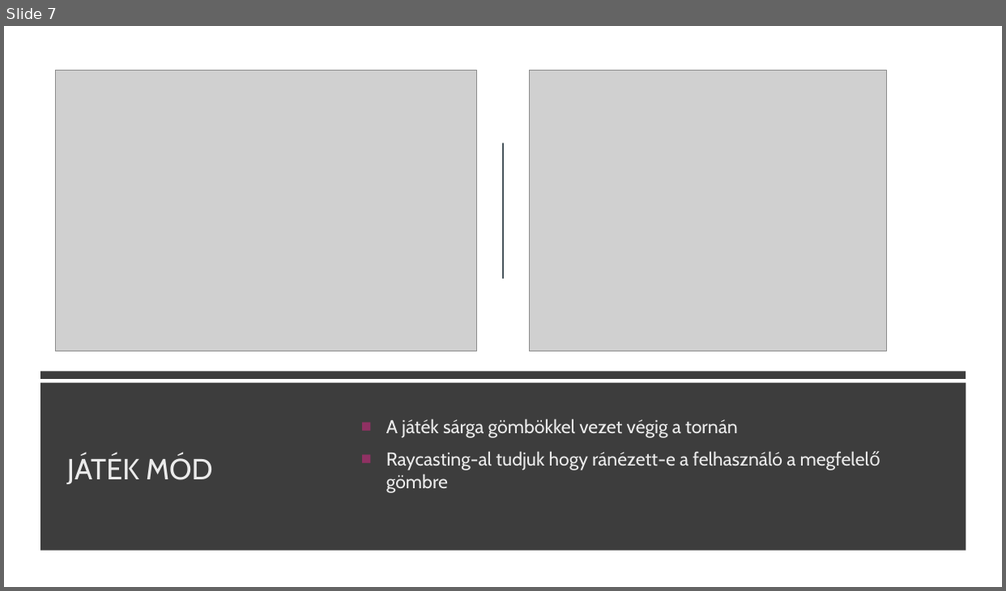
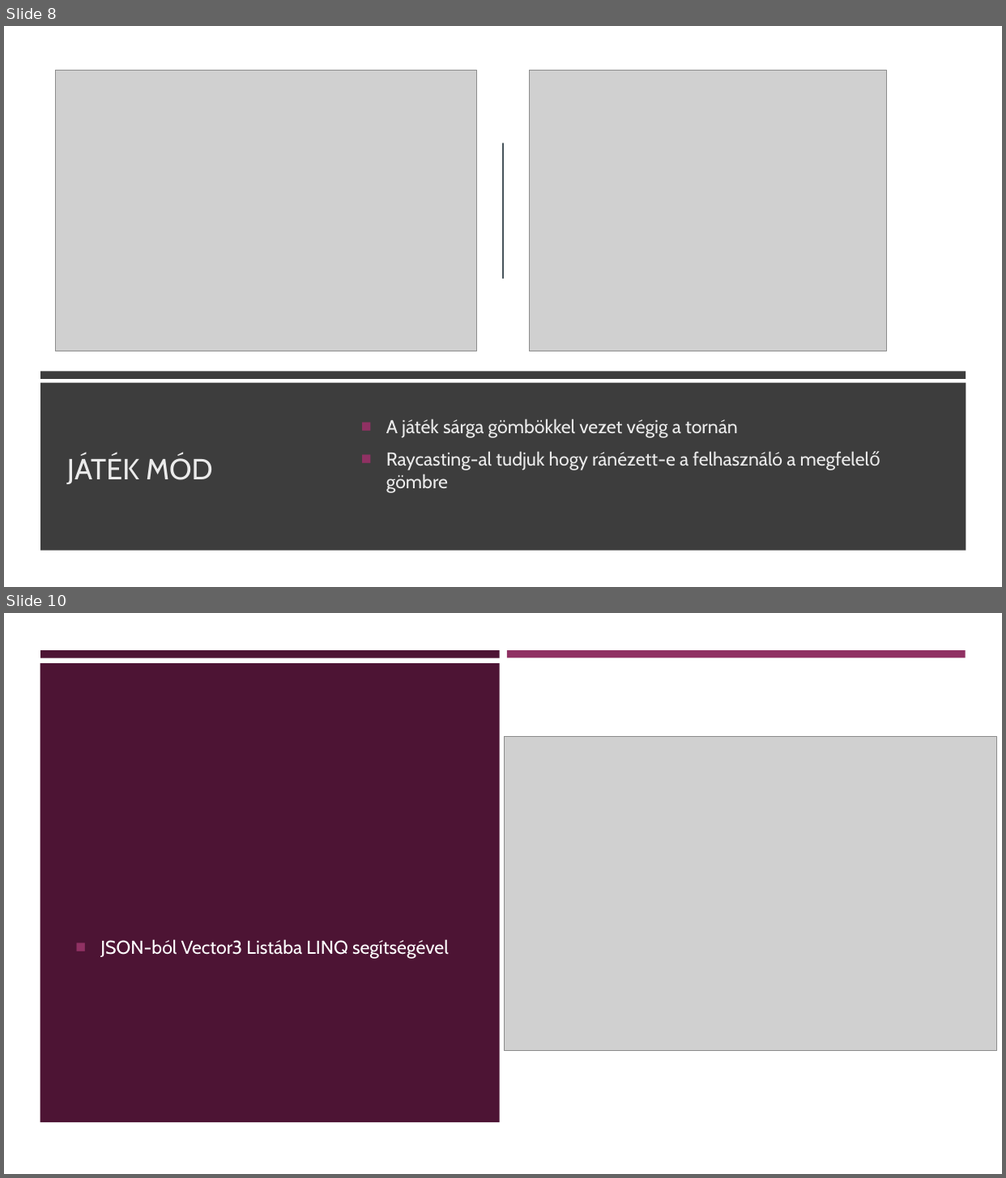
Before and after one commit to KihiraLove/Szakdoga, a slide deck: Documents/VR játék fejlesztés Rehabilitációs célra.pptx. Shown one above the other, each under a label of ours: slide 7 before the commit, slides 8 and 10 after it; the slides between them are not shown. The pictures are 1006x591 and 1006x1178 pixels, drawn with LibreOffice and Linux fonts; fonts in the diff are those of the drawing; grey boxes stand for pictures. Boxes give left, top, right and bottom in pixels: in the first picture for what was removed or moved away, otherwise in the second. Text is boxed around its words. In the diff, an @@ line names an element or a change of style, - is before the commit and + after.

```diff
--- a/Documents/VR játék fejlesztés Rehabilitációs célra.pptx
+++ b/Documents/VR játék fejlesztés Rehabilitációs célra.pptx
@@ slide 10 added at box(4, 613, 1002, 1174), background #000000 @@
@@ rectangle added at box(4, 613, 1002, 1174), fill #FFFFFF @@
@@ rectangle added at box(40, 650, 500, 658), fill #4D1434 @@
@@ rectangle added at box(507, 650, 965, 658), fill #903163 @@
@@ rectangle added at box(40, 663, 500, 1122), fill #4D1434 @@
@@ picture added at box(505, 736, 997, 1050) @@
@@ text added at box(100, 939, 449, 959), 18 pt, text #FFFFFF @@
+■ JSON-ból Vector3 Listába LINQ segítségével
@@ what was slide 7 is now slide 8 @@
```
Also in this commit, not shown: 4 other slides added, 3 other files.
